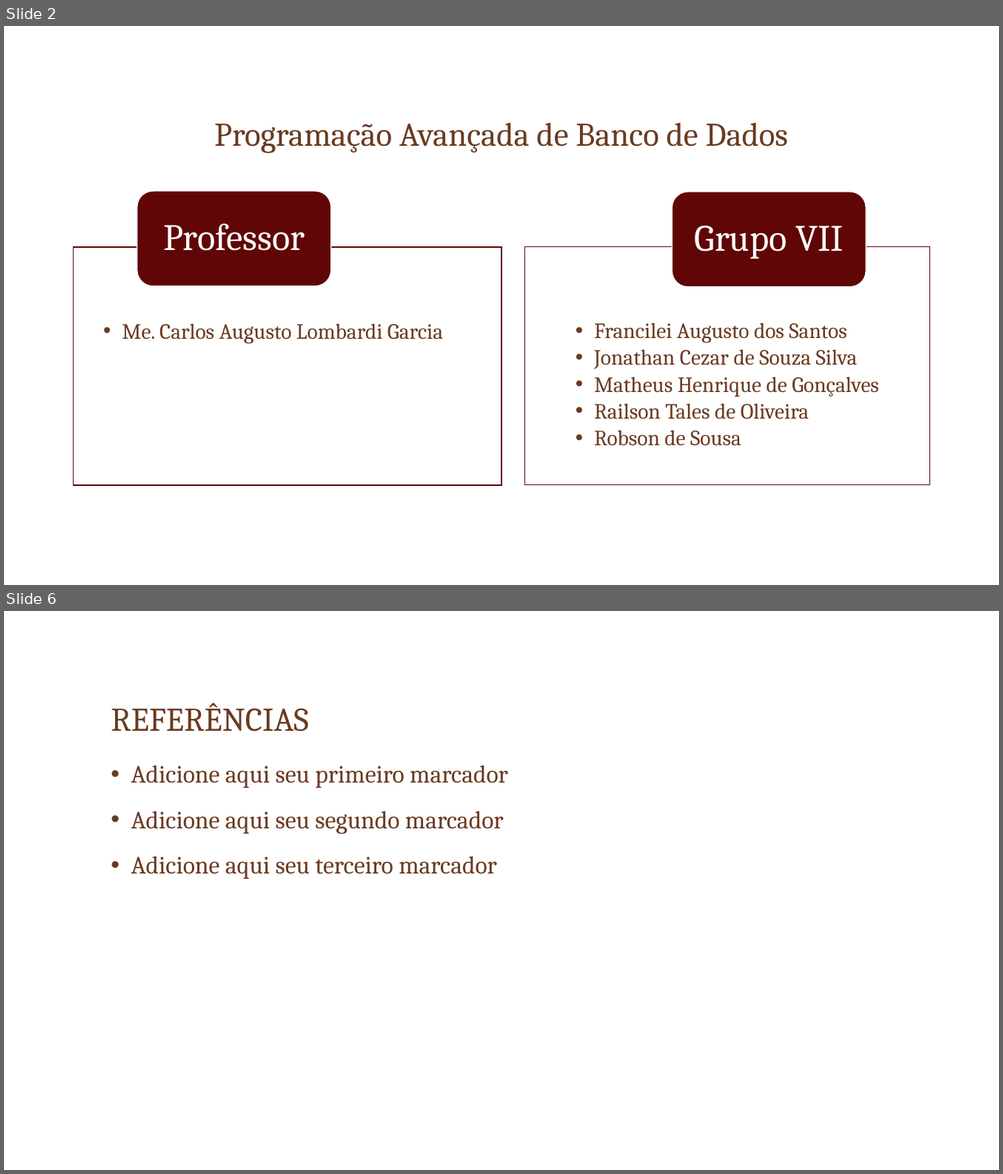
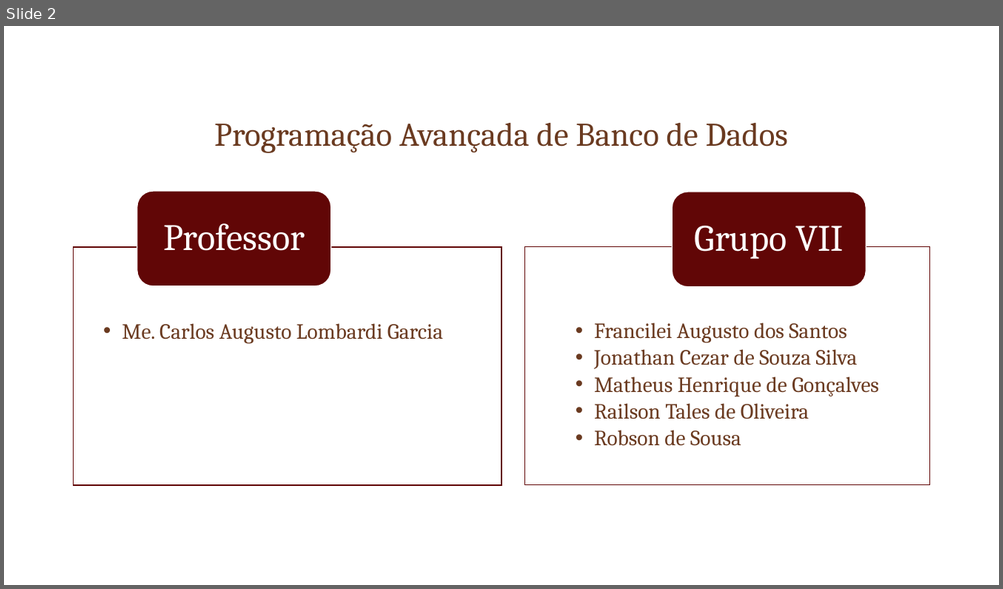
Before and after one commit to robsoncartes/group-vii-triggers, a slide deck: SlideApresentacao/TRIGGERS.pptx. Shown one above the other, each under a label of ours: slides 2 and 6 before the commit, slide 2 after it; the slides between them are not shown. The pictures are 1003x1174 and 1003x589 pixels, drawn with LibreOffice and Linux fonts; fonts in the diff are those of the drawing; background and template pictures are left out. Boxes give left, top, right and bottom in pixels: in the first picture for what was removed or moved away, otherwise in the second. Text is boxed around its words. In the diff, an @@ line names an element or a change of style, - is before the commit and + after.

```diff
--- a/SlideApresentacao/TRIGGERS.pptx
+++ b/SlideApresentacao/TRIGGERS.pptx
@@ slide 6 removed at (4, 611, 999, 1170), background picture (left out) @@
@@ title removed at (111, 703, 308, 732) @@
-REFERÊNCIAS
@@ text removed at (131, 765, 508, 879) @@
-• Adicione aqui seu primeiro marcador
-• Adicione aqui seu segundo marcador
-• Adicione aqui seu terceiro marcador
```
Also in this commit, not shown: 2 slides changed, 7 slides added, 11 other slides removed, 5 other files.
